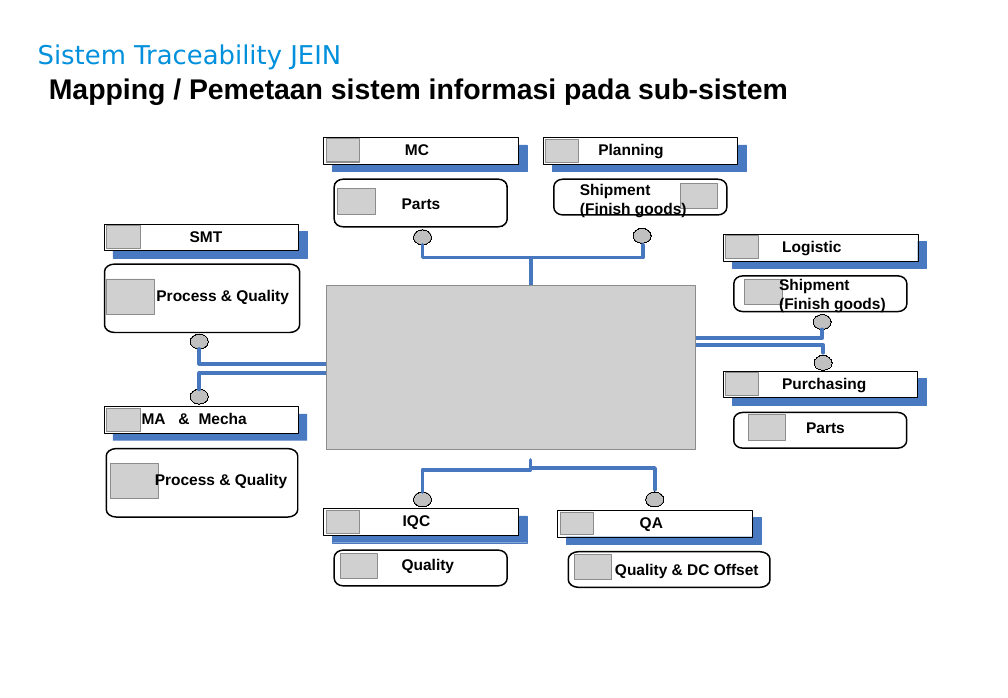
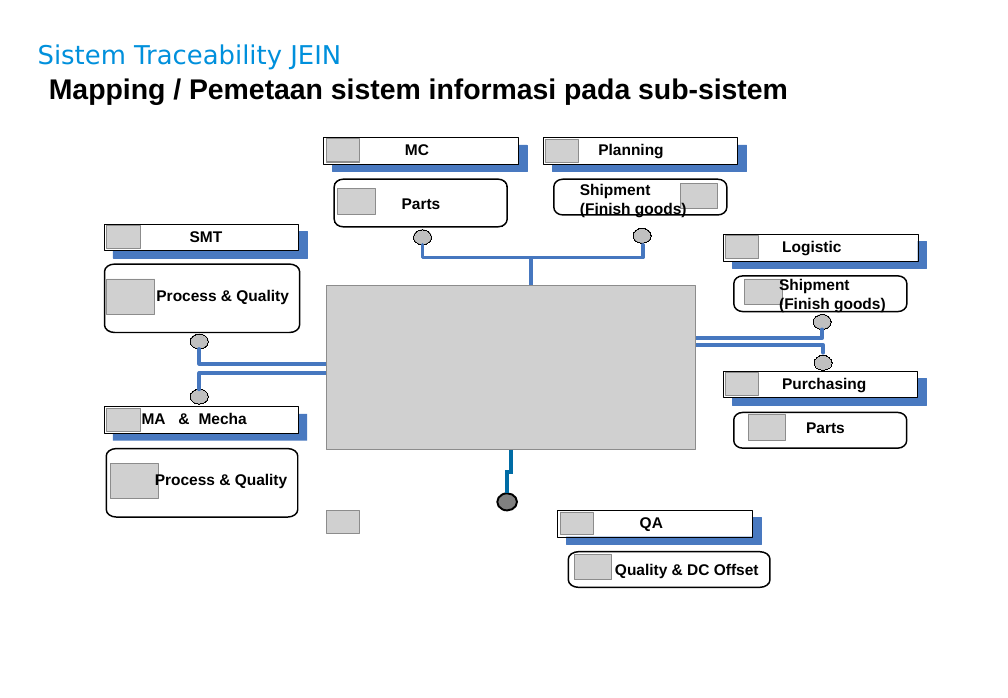
Before and after one commit to harrismz/t_traceability, a slide deck: slide 9 of my/Asset/ManualBook/Traceability.pptx. Drawn at 1008x698 pixels with LibreOffice and Linux fonts; fonts in the diff are those of the drawing; grey boxes stand for pictures; background and template pictures are left out. Boxes give left, top, right and bottom in pixels: in the first picture for what was removed or moved away, otherwise in the second. Text is boxed around its words. In the diff, an @@ line names an element or a change of style, - is before the commit and + after.

Commit message:
[Finishgood MA] - Revisi Quality Report Data

```diff
--- a/my/Asset/ManualBook/Traceability.pptx
+++ b/my/Asset/ManualBook/Traceability.pptx
@@ elbow line added from (511, 450) to (507, 493), #006CA5 3 pt @@
@@ ellipse added at bbox=[497, 493, 517, 510], fill #808080, outline #000000 1.5 pt @@
@@ group removed at bbox=[324, 460, 664, 585]: 7 freeform shapes, 4 rectangles, 2 texts, 1 picture @@
-IQC
-Quality
```
Also in this commit, not shown: 3 other files.
